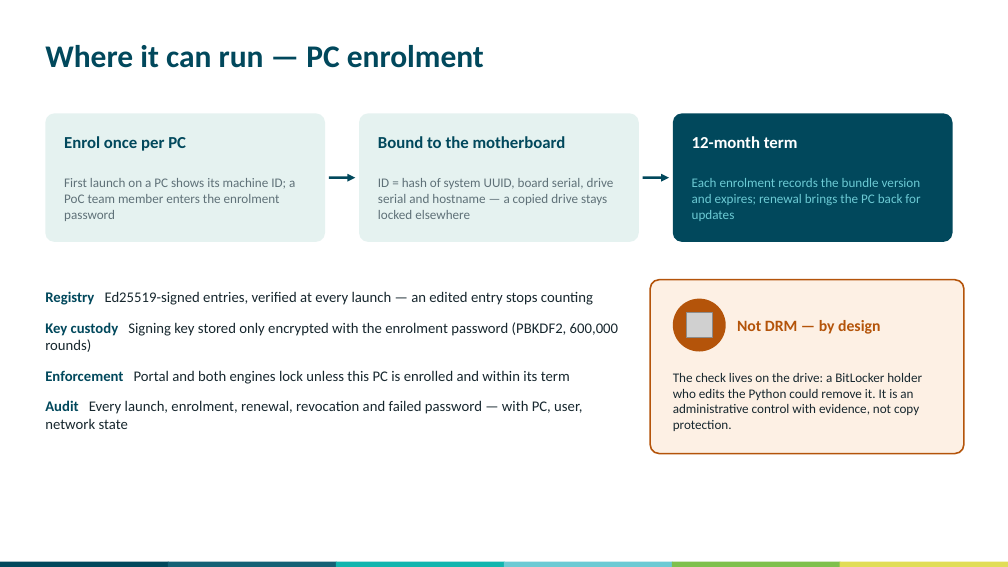
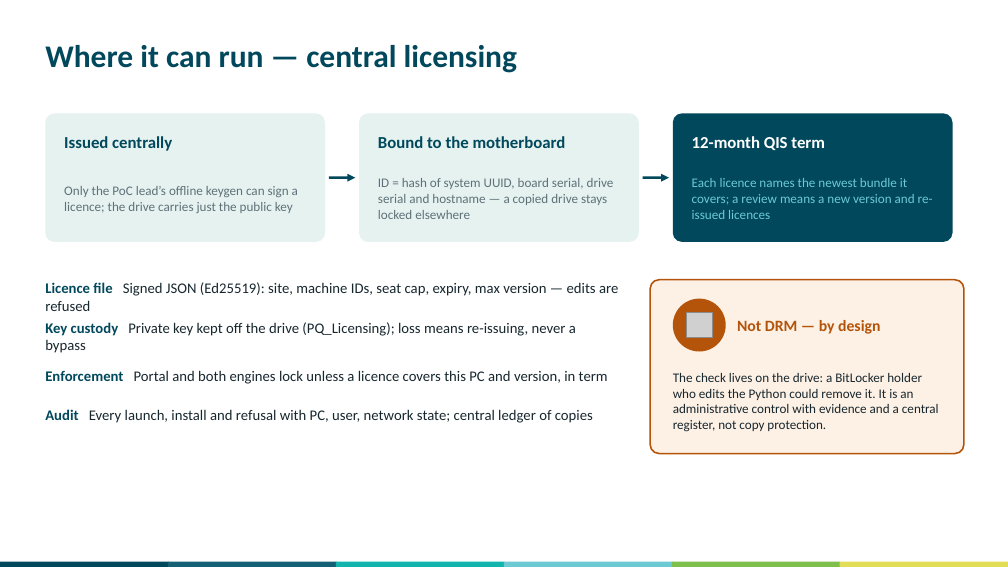
Before and after one commit to swornsealed/Report-app, a slide deck: slide 8 of PQ_Report_Generator_Security_Briefing.pptx. Drawn at 1008x567 pixels with LibreOffice and Linux fonts; fonts in the diff are those of the drawing; grey boxes stand for pictures. Boxes give left, top, right and bottom in pixels: in the first picture for what was removed or moved away, otherwise in the second. Text is boxed around its words. In the diff, an @@ line names an element or a change of style, - is before the commit and + after.

```diff
--- a/PQ_Report_Generator_Security_Briefing.pptx
+++ b/PQ_Report_Generator_Security_Briefing.pptx
@@ text at [45, 45, 517, 73]: text changed @@
-Where it can run — PC enrolment
+Where it can run — central licensing
@@ text at [64, 136, 172, 151]: text changed @@
-Enrol once per PC
+Issued centrally
@@ text at [692, 136, 825, 150]: text changed @@
-12-month term
+12-month QIS term
@@ text at [692, 178, 933, 219]: text changed @@
-Each enrolment records the bundle version and expires; renewal brings the PC back for updates
+Each licence names the newest bundle it covers; a review means a new version and re-issued licences
@@ text at [64, 186, 298, 213]: text changed @@
-First launch on a PC shows its machine ID; a PoC team member enters the enrolment password
+Only the PoC lead’s offline keygen can sign a licence; the drive carries just the public key
@@ text at [45, 282, 618, 311]: text changed @@
-Registry Ed25519-signed entries, verified at every launch — an edited entry stops counting
+Licence file Signed JSON (Ed25519): site, machine IDs, seat cap, expiry, max version — edits are refused
@@ text at [45, 322, 576, 353]: text changed @@
-Key custody Signing key stored only encrypted with the enrolment password (PBKDF2, 600,000 rounds)
+Key custody Private key kept off the drive (PQ_Licensing); loss means re-issuing, never a bypass
@@ text at [45, 370, 608, 384]: text changed @@
-Enforcement Portal and both engines lock unless this PC is enrolled and within its term
+Enforcement Portal and both engines lock unless a licence covers this PC and version, in term
@@ text at [673, 373, 939, 432]: text changed @@
-The check lives on the drive: a BitLocker holder who edits the Python could remove it. It is an administrative control with evidence, not copy protection.
+The check lives on the drive: a BitLocker holder who edits the Python could remove it. It is an administrative control with evidence and a central register, not copy protection.
@@ text at [45, 409, 593, 423]: text changed @@
-Audit Every launch, enrolment, renewal, revocation and failed password — with PC, user, network state
+Audit Every launch, install and refusal with PC, user, network state; central ledger of copies
```
Also in this commit, not shown: 3 other slides changed, 14 other files.
